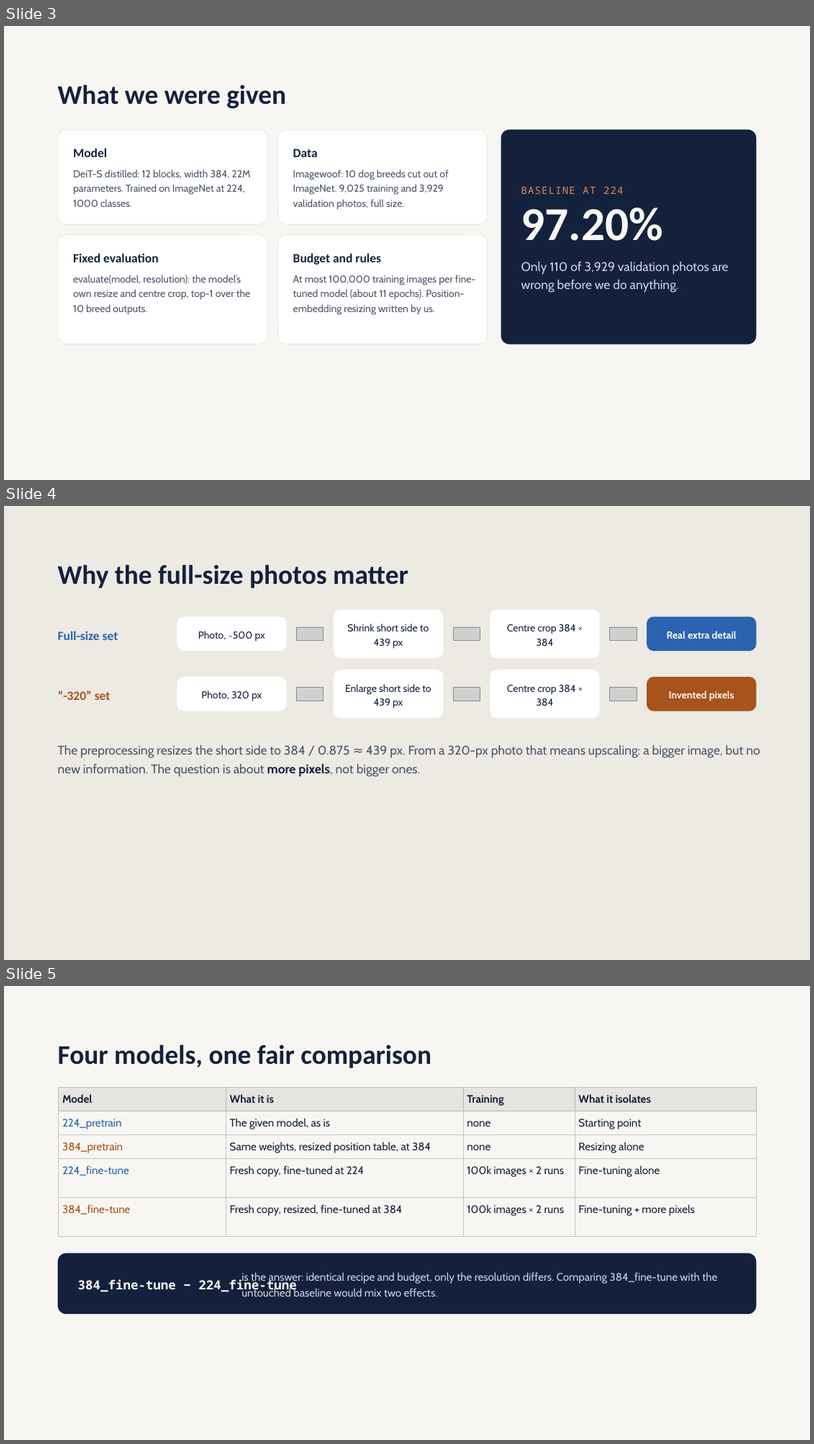
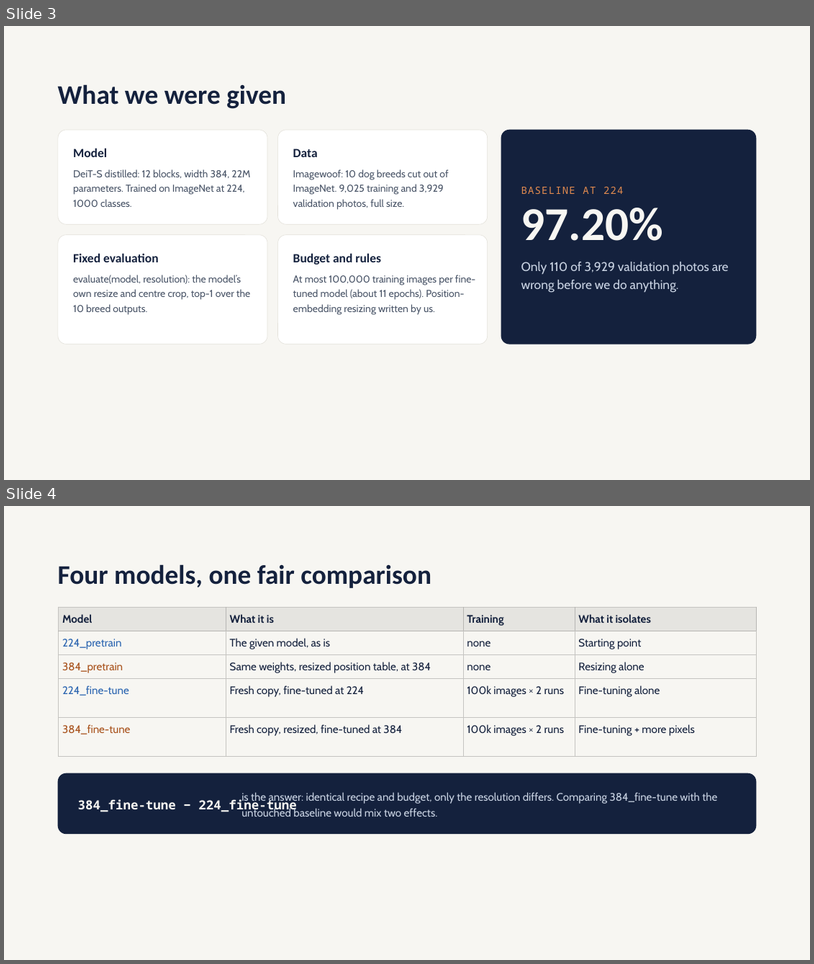
Before and after one commit to dmalynyak/pattern-recognition-uj, a slide deck: task1/presentation.pptx. Shown one above the other, each under a label of ours: slides 3, 4 and 5 before the commit, slides 3 and 4 after it. The pictures are 814x1444 and 814x964 pixels, drawn with LibreOffice and Linux fonts; fonts in the diff are those of the drawing; grey boxes stand for pictures. Boxes give left, top, right and bottom in pixels: in the first picture for what was removed or moved away, otherwise in the second. Text is boxed around its words. In the diff, an @@ line names an element or a change of style, - is before the commit and + after.

```diff
--- a/task1/presentation.pptx
+++ b/task1/presentation.pptx
@@ slide 4 removed at [4,506,810,960], background #ECEAE3 @@
@@ title removed at [58,564,409,588] @@
-Why the full-size photos matter
@@ rounded rectangle removed at [334,610,443,658] @@
-Shrink short side to 439 px
@@ rounded rectangle removed at [491,610,600,658] @@
-Centre crop 384 × 384
@@ text removed at [58,631,118,640] @@
-Full-size set
@@ rounded rectangle removed at [177,617,286,651] @@
-Photo, ~500 px
@@ picture removed at [297,627,324,641] @@
@@ picture removed at [453,627,480,641] @@
@@ picture removed at [610,627,637,641] @@
@@ rounded rectangle removed at [647,617,756,651] @@
-Real extra detail
@@ rounded rectangle removed at [177,677,286,711] @@
-Photo, 320 px
@@ rounded rectangle removed at [334,670,443,718] @@
-Enlarge short side to 439 px
@@ rounded rectangle removed at [491,670,600,718] @@
-Centre crop 384 × 384
@@ rounded rectangle removed at [647,677,756,711] @@
-Invented pixels
@@ text removed at [58,690,111,700] @@
-“-320” set
@@ picture removed at [297,687,324,700] @@
@@ picture removed at [453,687,480,700] @@
@@ picture removed at [610,687,637,700] @@
@@ text removed at [58,745,760,777] @@
-The preprocessing resizes the short side to 384 / 0.875 ≈ 439 px. From a 320-px photo that means upscaling: a bigger image, but no new information. The question is about more pixels, not bigger ones.
@@ what was slide 5 is now slide 4 @@
```
Also in this commit, not shown: 2 slides changed, 10 other files.
